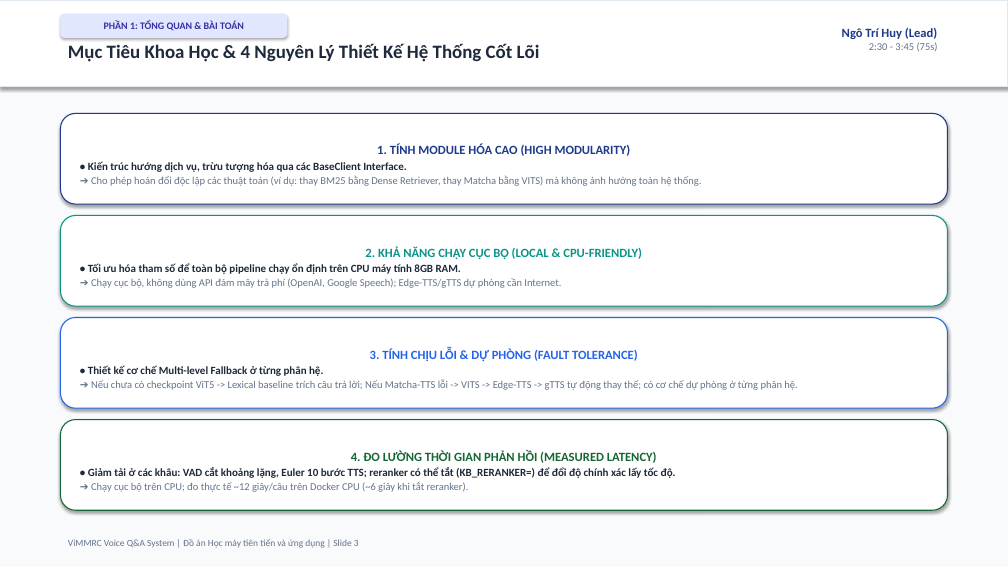
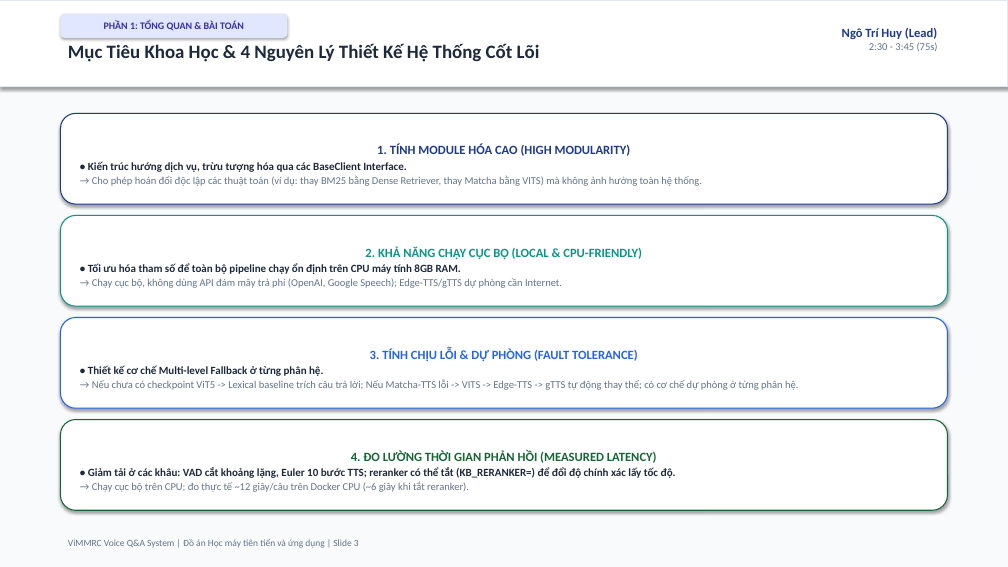
Before and after one commit to ngohuy04022000/vimmrc-qa-voice, a slide deck: slide 3 of docs/ViMMRC_Presentation_30min.pptx. Drawn at 1008x567 pixels with LibreOffice and Linux fonts; fonts in the diff are those of the drawing. Boxes give left, top, right and bottom in pixels: in the first picture for what was removed or moved away, otherwise in the second. Text is boxed around its words. In the diff, an @@ line names an element or a change of style, - is before the commit and + after.

```diff
--- a/docs/ViMMRC_Presentation_30min.pptx
+++ b/docs/ViMMRC_Presentation_30min.pptx
@@ text in rounded rectangle at (x1=92, y1=175, x2=702, y2=186): text changed @@
-➔ Cho phép hoán đổi độc lập các thuật toán (ví dụ: thay BM25 bằng Dense Retriever, thay Matcha bằng VITS) mà không ảnh hưởng toàn hệ thống.
+→ Cho phép hoán đổi độc lập các thuật toán (ví dụ: thay BM25 bằng Dense Retriever, thay Matcha bằng VITS) mà không ảnh hưởng toàn hệ thống.
@@ text in rounded rectangle at (x1=92, y1=278, x2=562, y2=288): text changed @@
-➔ Chạy cục bộ, không dùng API đám mây trả phí (OpenAI, Google Speech); Edge-TTS/gTTS dự phòng cần Internet.
+→ Chạy cục bộ, không dùng API đám mây trả phí (OpenAI, Google Speech); Edge-TTS/gTTS dự phòng cần Internet.
@@ text in rounded rectangle at (x1=92, y1=379, x2=798, y2=390): text changed @@
-➔ Nếu chưa có checkpoint ViT5 -> Lexical baseline trích câu trả lời; Nếu Matcha-TTS lỗi -> VITS -> Edge-TTS -> gTTS tự động thay thế; có cơ chế dự phòng ở từng phân hệ.
+→ Nếu chưa có checkpoint ViT5 -> Lexical baseline trích câu trả lời; Nếu Matcha-TTS lỗi -> VITS -> Edge-TTS -> gTTS tự động thay thế; có cơ chế dự phòng ở từng phân hệ.
@@ text in rounded rectangle at (x1=92, y1=482, x2=469, y2=492): text changed @@
-➔ Chạy cục bộ trên CPU; đo thực tế ~12 giây/câu trên Docker CPU (~6 giây khi tắt reranker).
+→ Chạy cục bộ trên CPU; đo thực tế ~12 giây/câu trên Docker CPU (~6 giây khi tắt reranker).
```
Also in this commit, not shown: 19 other slides changed, 24 other files.
